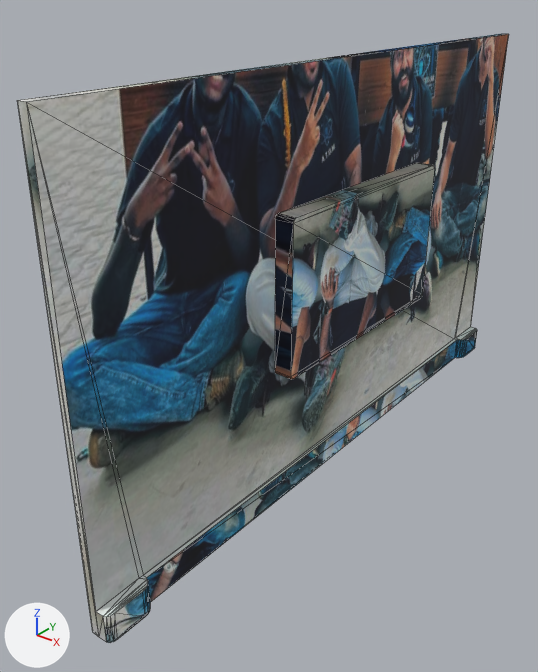
Before and after pictures for a commit that changed the COLLADA model mr_robot_gazebo/model/aws_robomaker_residential_TV_02/meshes/aws_TV_01_visual.DAE.
Both versions are drawn from a 50 mm camera at (0.754, -1.163, 0.921) aimed at (-0.048, -0.159, 0.299). Arrows for +X, +Y and +Z are at lower left; the lights stay in place. Mesh edges are drawn as thin lines.

The older version as bpy lines, for what is in view:
```python
mat_materialfbxasc032fbxasc03529 = principled_material('MaterialFBXASC032FBXASC03529')
mat_materialfbxasc032fbxasc03529.texture = img_atom2_jpeg
mat_materialfbxasc032fbxasc03529.roughness = 0.84
me_aws_tv_01_visualmesh = bpy.data.meshes.new('aws_TV_01_visualMesh')
me_aws_tv_01_visualmesh.from_pydata(...)  # 96 vertices, 174 faces; spans x -0.01..0.045, y -0.649..0.649, z 0.002..0.798
me_aws_tv_01_visualmesh.materials.append(mat_materialfbxasc032fbxasc03529)  # picture img_atom2_jpeg
ob_aws_tv_01_visual = bpy.data.objects.new('aws_TV_01_visual', me_aws_tv_01_visualmesh)
ob_aws_tv_01_visual.location = (0.021, -0.027, 0.0)
```
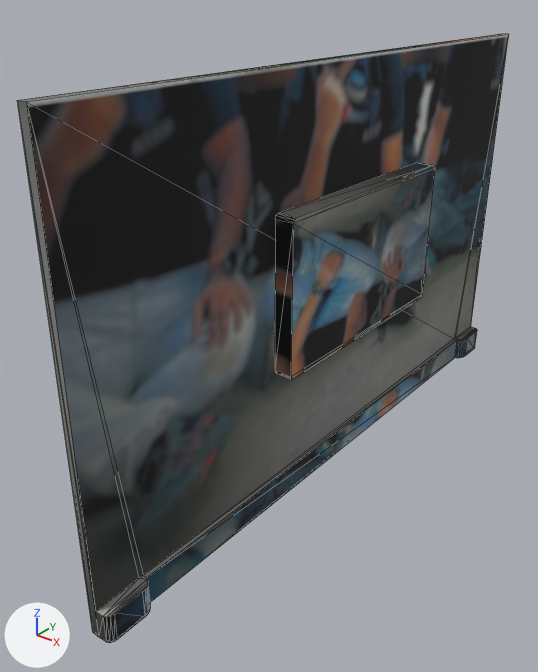
Changed parts and their boxes (x1, y1, x2, y2) in the pictures (538 x 672 px):
'aws_TV_01_visual', surface changed
    both: (17, 34, 509, 643)

The change, as a diff of the scene's bpy script:
```diff
--- a/mr_robot_gazebo/model/aws_robomaker_residential_TV_02/meshes/aws_TV_01_visual.DAE.py
+++ b/mr_robot_gazebo/model/aws_robomaker_residential_TV_02/meshes/aws_TV_01_visual.DAE.py
@@ img_atom2_png @@
+img_atom2_png = load_image('atom2.png', '../materials/textures/atom2.png', 687, 737, 'sRGB')
@@ mat_materialfbxasc032fbxasc03529 @@
 mat_materialfbxasc032fbxasc03529 = principled_material('MaterialFBXASC032FBXASC03529')
-mat_materialfbxasc032fbxasc03529.texture = img_atom2_jpeg
+mat_materialfbxasc032fbxasc03529.texture = img_atom2_png
 mat_materialfbxasc032fbxasc03529.roughness = 0.84
```
